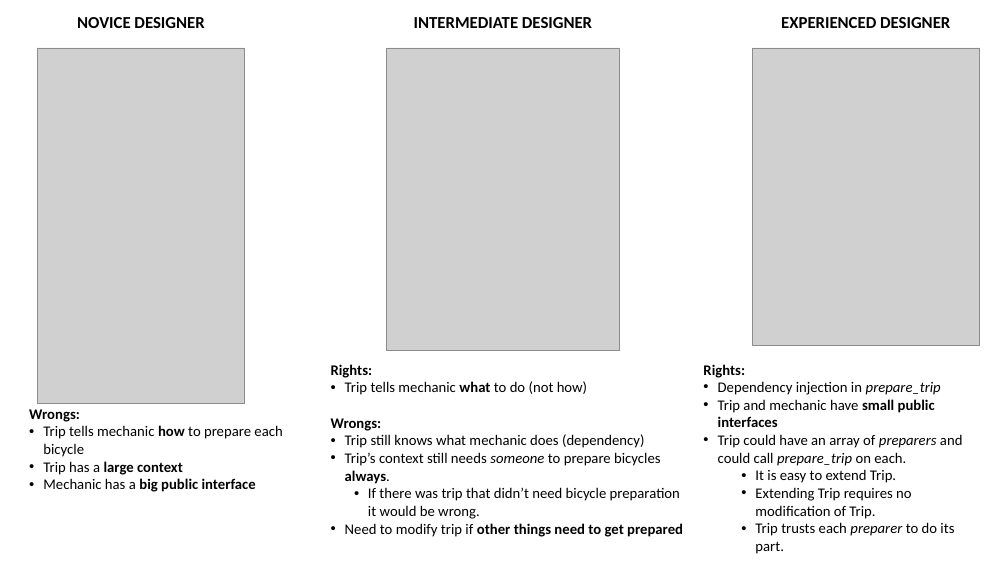
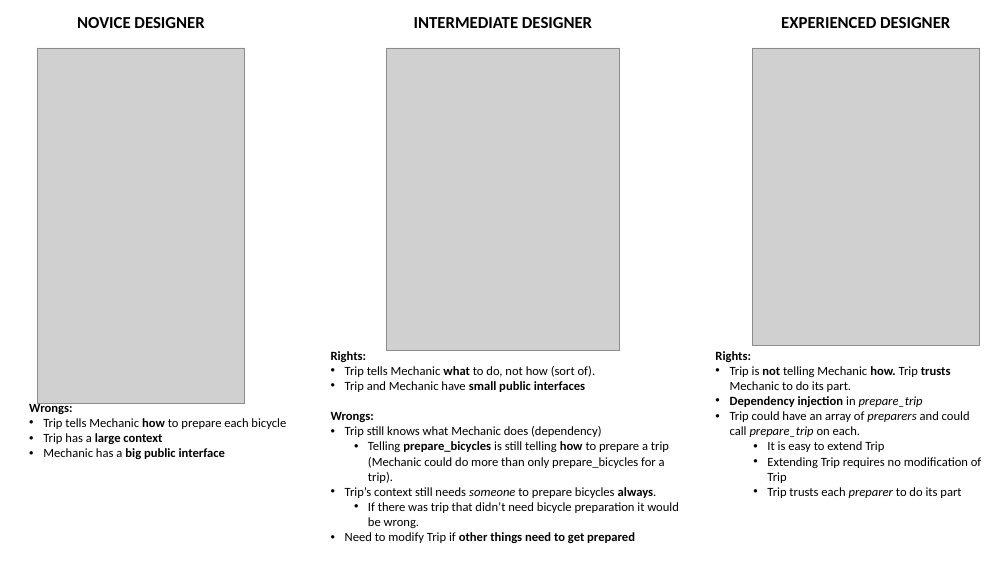
Before and after one commit to serodriguez68/poodr-notes, a slide deck: slide 1 of images_editables/poodr_image_editables.pptx. Drawn at 1008x567 pixels with LibreOffice and Linux fonts; fonts in the diff are those of the drawing; grey boxes stand for pictures. Boxes give left, top, right and bottom in pixels: in the first picture for what was removed or moved away, otherwise in the second. Text is boxed around its words. In the diff, an @@ line names an element or a change of style, - is before the commit and + after.

```diff
--- a/images_editables/poodr_image_editables.pptx
+++ b/images_editables/poodr_image_editables.pptx
@@ text "Rights:" moved from (x1=331, y1=364, x2=683, y2=537) to (x1=331, y1=351, x2=679, y2=543) @@
@@ text at (x1=331, y1=351, x2=679, y2=528): size 14 to 12 pt in "Rights:", "Wrongs:", "Trip’s context still needs someone to prepare ...", "If there was trip that didn’t need ..." @@
@@ text "Rights:" moved from (x1=703, y1=364, x2=962, y2=554) to (x1=715, y1=351, x2=981, y2=498) @@
@@ text at (x1=715, y1=351, x2=970, y2=437): size 14 to 12 pt in "Rights:", "Dependency injection in prepare_trip", "Trip could have an array of preparers ..."; bold on in "Dependency injection" @@
@@ text at (x1=345, y1=366, x2=596, y2=392): text changed; size 14 to 12 pt @@
-• Trip tells mechanic what to do (not how)
+• Trip tells Mechanic what to do, not how (sort of).
+• Trip and Mechanic have small public interfaces
@@ text at (x1=730, y1=366, x2=951, y2=392): paragraph added @@
+• Trip is not telling Mechanic how. Trip trusts Mechanic to do its part.
@@ text at (x1=29, y1=402, x2=225, y2=459): size 14 to 12 pt in "Wrongs:", "Trip has a large context", "Mechanic has a big public interface" @@
@@ text at (x1=43, y1=418, x2=286, y2=429): text changed; size 14 to 12 pt @@
-• Trip tells mechanic how to prepare each bicycle
+• Trip tells Mechanic how to prepare each bicycle
@@ text at (x1=718, y1=399, x2=935, y2=427): paragraph removed @@
-• Trip and mechanic have small public interfaces
@@ text at (x1=345, y1=426, x2=669, y2=483): text changed; size 14 to 12 pt @@
-• Trip still knows what mechanic does (dependency)
+• Trip still knows what Mechanic does (dependency)
+  • Telling prepare_bicycles is still telling how to prepare a trip (Mechanic could do more than only prepare_bicycles for a trip).
@@ text at (x1=767, y1=441, x2=981, y2=498): text changed; size 14 to 12 pt @@
-  • It is easy to extend Trip.
-  • Extending Trip requires no modification of Trip.
-  • Trip trusts each preparer to do its part.
+  • It is easy to extend Trip
+  • Extending Trip requires no modification of Trip
+  • Trip trusts each preparer to do its part
@@ text at (x1=345, y1=532, x2=635, y2=543): text changed; size 14 to 12 pt @@
-• Need to modify trip if other things need to get prepared
+• Need to modify Trip if other things need to get prepared
```
Also in this commit, not shown: 1 slide added, 3 other files.
